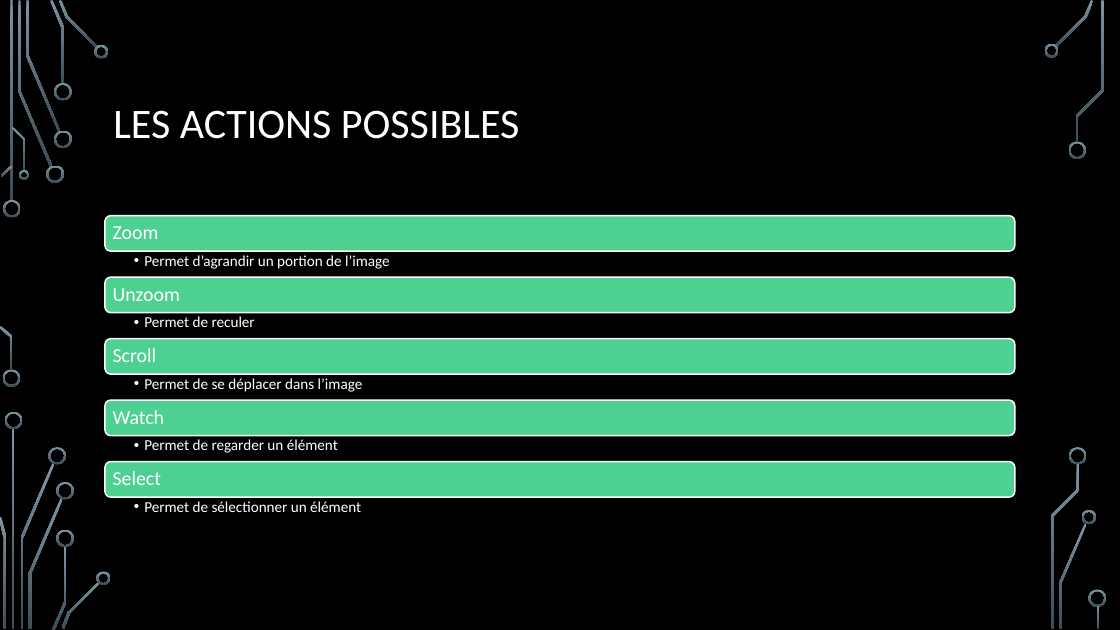
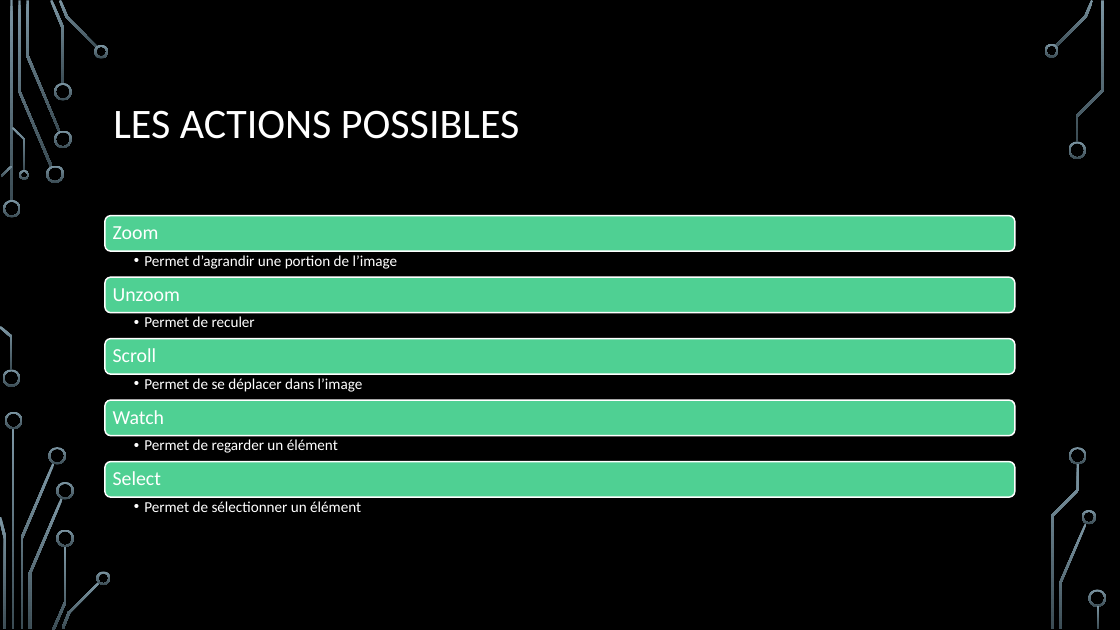
Before and after one commit to wdroz/eyePA, a slide deck: slide 7 of documentation/présentation.pptx. Drawn at 1120x630 pixels with LibreOffice and Linux fonts; fonts in the diff are those of the drawing; background and template pictures are left out. Boxes give left, top, right and bottom in pixels: in the first picture for what was removed or moved away, otherwise in the second. Text is boxed around its words. In the diff, an @@ line names an element or a change of style, - is before the commit and + after.

Commit message:
fin presentation

```diff
--- a/documentation/présentation.pptx
+++ b/documentation/présentation.pptx
@@ text at [144,255,398,269]: text changed @@
-  •• Permet d’agrandir un portion de l’image
+  •• Permet d’agrandir une portion de l’image
```
Also in this commit, not shown: 1 slide added, 1 slide removed.
